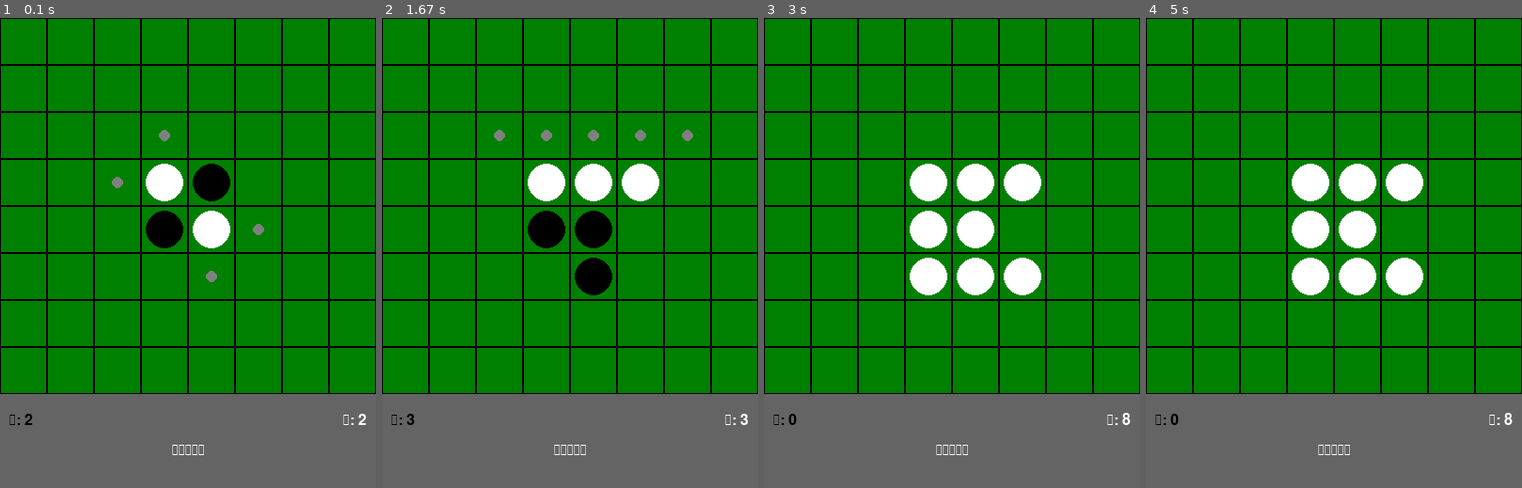
Above: before the commit, frames 1-4 (left to right).
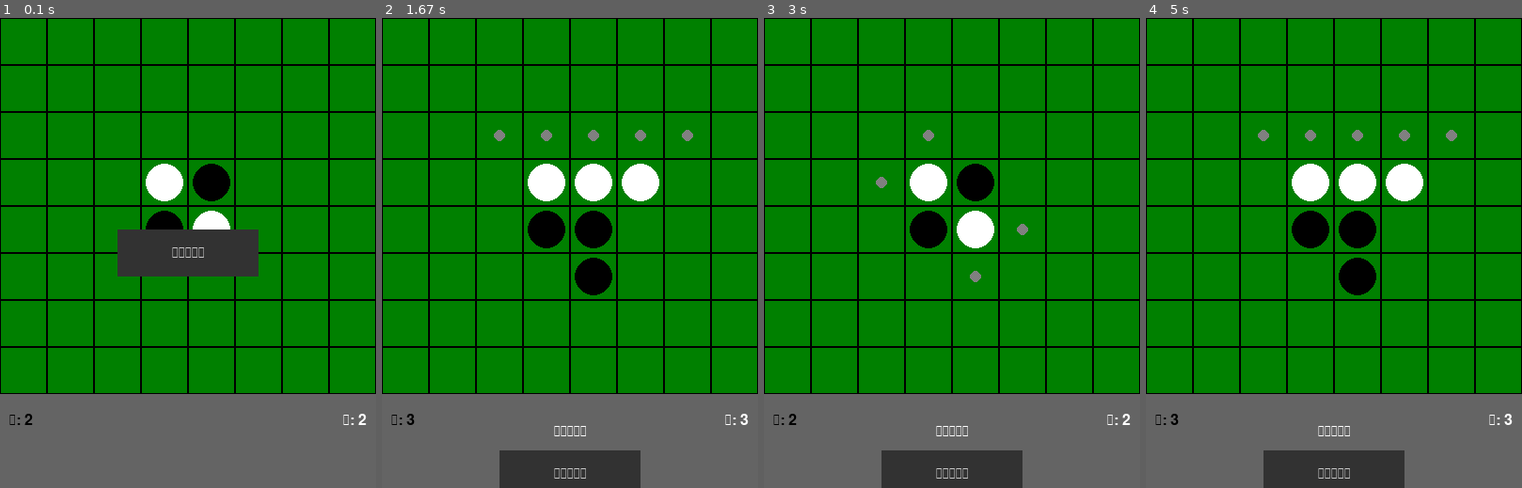
Above: after the commit, the same moments.

Repository: katoy/study-gemini2
Game: pygame game, started from reversi-py/main.py
Two runs of this game, one before a commit and one after it. Both use one fixed random seed, a clock stepped at 60 frames per second and the inputs below.
Inputs (mouse positions are in pixels of both pictures, inside the frame that each line leads up to):
- Up to frame 1 (0.1 s): no input
- Up to frame 2 (1.67 s): click "ゲーム開始" at 0.38 s; click (570, 469) at 0.72 s, where only the run after the commit has a clickable "リスタート"; click (690, 238) at 1.05 s; click (570, 285) at 1.38 s
- Up to frame 3 (3 s): hold Right 1.67-2.13 s; hold Right 2.17-2.63 s; click (952, 253) at 2.72 s, where only the run after the commit has a clickable "リスタート"
- Up to frame 4 (5 s): click (1379, 295) at 4.72 s

The runs differ from the first frame. In frame 1, 4.0% of the frame differs, in the area x 29-71%, y 23-93%; in frame 2, 3.1%; in frame 3, 7.0%, in the area x 6-98%, y 23-100%; in frame 4, 6.5%.

Commit message:
feat: ゲーム開始・リスタートボタンの実装と初手入力の修正
- ゲーム開始ボタンとリスタートボタンを実装しました。
- ゲーム開始前、ゲームオーバー時、ゲーム中のそれぞれでボタンの描画とクリック処理を実装しました。
- 人間が初手を打てない問題を修正しました。
- ゲーム中にリスタートできるようにしました。
- メッセージの表示位置を調整しました。

Diff:
--- a/reversi-py/game.py
+++ b/reversi-py/game.py
@@ -16,6 +16,14 @@
             1: None   # 白のプレイヤー（デフォルトは人間）
         }
         self.message = "ゲーム開始" #初期メッセージ
+
+    def reset(self):
+        self.board = Board(self.board_size)
+        self.turn = -1
+        self.game_over = False
+        self.history = []
+        self.history_index = -1
+        self.message = "ゲーム開始"
 
     def switch_turn(self):
         self.turn *= -1
--- a/reversi-py/gui.py
+++ b/reversi-py/gui.py
@@ -9,6 +9,8 @@
 GRAY = (128, 128, 128)
 BOARD_COLOR = (0, 128, 0)  # ボードの色を定義
 BACKGROUND_COLOR = (100, 100, 100)  # ボード外の背景色を定義（例：濃い灰色）
+BUTTON_COLOR = (50, 50, 50) #ボタンの色
+BUTTON_TEXT_COLOR = (200, 200, 200) #ボタンの文字色
 
 class GameGUI:
     def __init__(self, screen_width=400, screen_height=500): #画面サイズを変更
@@ -43,6 +45,8 @@
         self.board_bottom_margin = 100 # ボード下部のマージン
         self.board_size = 400 # ボードサイズを定義
         self.cell_size = self.board_size // 8 # セルのサイズを再計算
+        self.button_width = 150 #ボタンの幅
+        self.button_height = 50 #ボタンの高さ
 
     def draw_board(self, game):
         self.screen.fill(BACKGROUND_COLOR)  # ボード外の背景色で画面全体を塗りつぶす
@@ -91,7 +95,7 @@
 
     def draw_message(self, message):
         text = self.font.render(message, True, WHITE)
-        text_rect = text.get_rect(center=(self.screen_width // 2, self.screen_height - 40)) # メッセージの表示位置を変更
+        text_rect = text.get_rect(center=(self.screen_width // 2, self.screen_height - 60)) # メッセージの表示位置を変更
         self.screen.blit(text, text_rect)
 
     def get_clicked_cell(self, pos):
@@ -149,3 +153,26 @@
     def get_flipped_stones(self, game, row, col, turn):
         # board.pyのplace_stoneのロジックを呼び出す
         return game.get_flipped_stones(row, col, turn)
+
+    def draw_start_button(self):
+        button_x = (self.screen_width - self.button_width) // 2
+        button_y = (self.screen_height - self.button_height) // 2
+        pygame.draw.rect(self.screen, BUTTON_COLOR, (button_x, button_y, self.button_width, self.button_height))
+        text = self.font.render("ゲーム開始", True, BUTTON_TEXT_COLOR)
+        text_rect = text.get_rect(center=(button_x + self.button_width // 2, button_y + self.button_height // 2))
+        self.screen.blit(text, text_rect)
+        return (button_x, button_y, self.button_width, self.button_height)
+
+    def draw_restart_button(self, game_over=False):
+        button_x = (self.screen_width - self.button_width) // 2
+        button_y = (self.screen_height - self.button_height) // 2 if game_over else self.screen_height - 40
+        pygame.draw.rect(self.screen, BUTTON_COLOR, (button_x, button_y, self.button_width, self.button_height))
+        text = self.font.render("リスタート", True, BUTTON_TEXT_COLOR)
+        text_rect = text.get_rect(center=(button_x + self.button_width // 2, button_y + self.button_height // 2))
+        self.screen.blit(text, text_rect)
+        return (button_x, button_y, self.button_width, self.button_height)
+
+    def is_button_clicked(self, pos, button_rect):
+        x, y = pos
+        button_x, button_y, button_width, button_height = button_rect
+        return button_x <= x <= button_x + button_width and button_y <= y <= button_y + button_height
--- a/reversi-py/main.py
+++ b/reversi-py/main.py
@@ -12,35 +12,63 @@
     # プレイヤーの設定
     game.set_players(0, 3)  # 黒:人間, 白:GainAgent
 
+    game_started = False #ゲーム開始フラグ
     running = True
     while running:
         for event in pygame.event.get():
             if event.type == pygame.QUIT:
                 running = False
             if event.type == pygame.MOUSEBUTTONDOWN:
-                if not game.game_over and game.agents[game.turn] is None:
-                    row, col = gui.get_clicked_cell(event.pos)
-                    if (row, col) in game.get_valid_moves():
-                        game.place_stone(row, col)
-                        gui.draw_stone_animation(game, row, col, WHITE if game.turn == 1 else BLACK) # game を渡す
-                        flipped_stones = game.get_flipped_stones(row, col, -1 if game.turn == -1 else 1)
-                        gui.draw_flip_animation(game, flipped_stones, WHITE if game.turn == 1 else BLACK)
-                        game.switch_turn()
-                        game.check_game_over()
+                if not game_started: #ゲーム開始前
+                    if gui.is_button_clicked(event.pos, start_button_rect):
+                        game_started = True
+                elif game.game_over: #ゲームオーバー時
+                    if gui.is_button_clicked(event.pos, restart_button_rect):
+                        game.reset() #ゲームをリセット
+                        game.set_players(0, 3) #プレイヤーを再設定
+                        game_started = True
+                else: #ゲーム中
+                    if gui.is_button_clicked(event.pos, restart_button_rect):
+                        game.reset() #ゲームをリセット
+                        game.set_players(0, 3) #プレイヤーを再設定
+                        game_started = True
+                    elif not game.game_over and game.agents[game.turn] is None:
+                        row, col = gui.get_clicked_cell(event.pos)
+                        if (row, col) in game.get_valid_moves():
+                            game.place_stone(row, col)
+                            gui.draw_stone_animation(game, row, col, WHITE if game.turn == 1 else BLACK) # game を渡す
+                            flipped_stones = game.get_flipped_stones(row, col, -1 if game.turn == -1 else 1)
+                            gui.draw_flip_animation(game, flipped_stones, WHITE if game.turn == 1 else BLACK)
+                            game.switch_turn()
+                            game.check_game_over()
             elif event.type == pygame.KEYDOWN:
                 if event.key == pygame.K_LEFT:
                     game.history_top()
                 elif event.key == pygame.K_RIGHT:
                     game.history_last()
 
+        if not game_started: #ゲーム開始前
+            gui.draw_board(game)
+            start_button_rect = gui.draw_start_button() #スタートボタンを描画
+            pygame.display.flip()
+            clock.tick(60)
+            continue #ゲーム開始前は、それ以降の処理を行わない
+
         if game.game_over:
             winner = game.get_winner()
             if winner == -1:
-                gui.draw_message("黒の勝ちです！")
+                game.set_message("黒の勝ちです！")
             elif winner == 1:
-                gui.draw_message("白の勝ちです！")
+                game.set_message("白の勝ちです！")
             else:
-                gui.draw_message("引き分けです！")
+                game.set_message("引き分けです！")
+            gui.draw_board(game)
+            gui.draw_message(game.get_message())
+            restart_button_rect = gui.draw_restart_button(True) #リスタートボタンを描画
+            pygame.display.flip()
+            clock.tick(60)
+            continue #ゲームオーバーになったら、それ以降の処理を行わない
+
         else:
             if not game.get_valid_moves():
                 print(f"{'黒' if game.turn == -1 else '白'}はパスです。")
@@ -60,6 +88,7 @@
         gui.draw_board(game)
         gui.draw_valid_moves(game)
         gui.draw_message(game.get_message())
+        restart_button_rect = gui.draw_restart_button() #リスタートボタンを描画
         pygame.display.flip()
         clock.tick(60)
 
